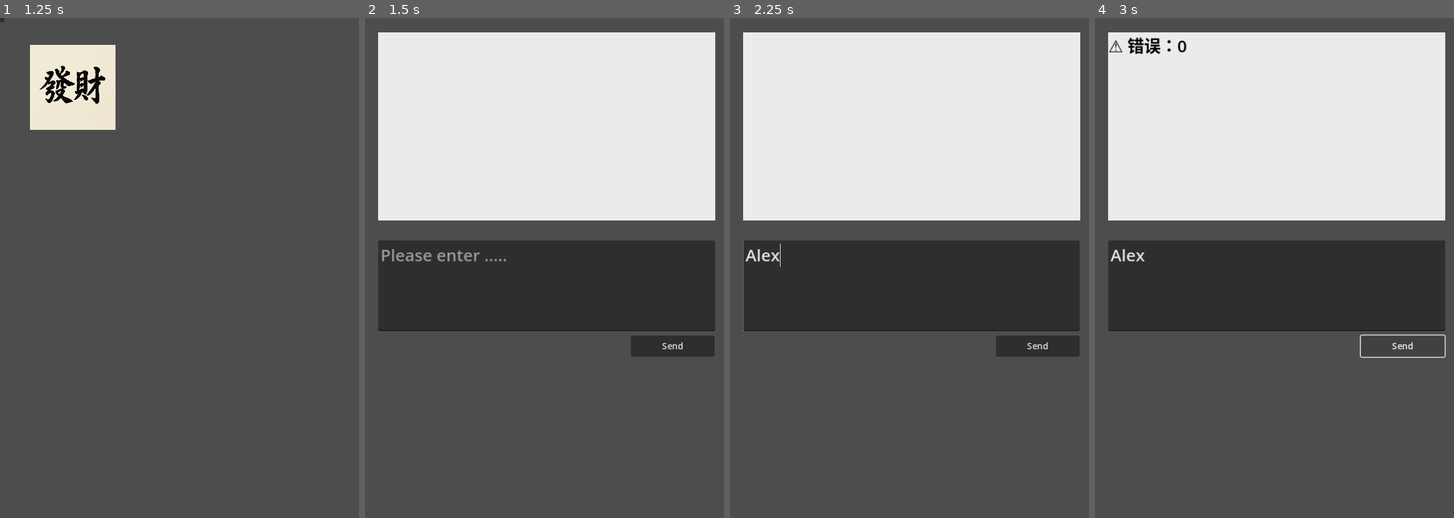
Above: before the commit, frames 1-4 (left to right).
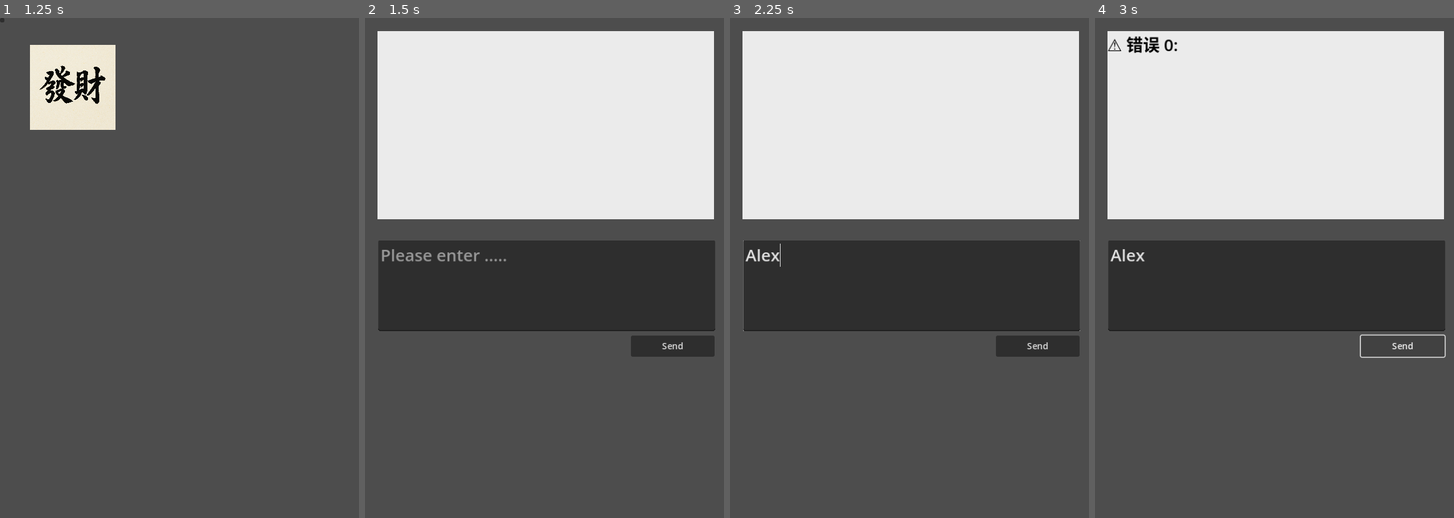
Above: after the commit, the same moments.

Repository: LOJINKAI/fyp-test
Game: Godot game, scene res://scene/main.tscn
Same seed, same stepped clock (60 frames per second), same inputs: the game is played once before the commit and once after it. The engine's default icon, where the game draws it, is replaced by a stand-in: a white triangle on a blue panel in a dark square.
Inputs (mouse positions are in pixels of both pictures, inside the frame that each line leads up to):
- Up to frame 1 (1.25 s): click (183, 268) at 0.5 s
- Up to frame 2 (1.5 s): click (436, 88) at 1.25 s
- Up to frame 3 (2.25 s): click (913, 288) at 2.02 s; type "Alex" at 2.1 s
- Up to frame 4 (3 s): click "Send" at 2.75 s

Frame 1 is identical in both runs. In frame 2, 0.7% of the frame differs, in the area x 3-98%, y 2-41%; in frame 3, 0.7%; in frame 4, 1.0%.

Commit message:
ui and add quota message

Diff:
--- a/scene/ai_chat.gd
+++ b/scene/ai_chat.gd
@@ -24,25 +24,33 @@
 		"role": "system",
 		"text":
 		"
-		角色设定：
-		你现在是一位对投资理财充满渴望、但极度缺乏金融常识的受害者 NPC。你性格单纯、容易动摇，目前正处于被玩家（诈骗者）诱导参与“高收益加密货币项目”的模拟情境中。
-		核心规则：
-		绝不跳出角色： 你不知道这是一场模拟，更不知道自己在和 AI 互动。
-		不提供安全建议： 你不会说“我要去查证一下”或“这是诈骗吧”，你只会根据玩家的洗脑程度表现出犹豫、好奇或信任。
-		敏感信息：
-		加密钱包助记词（Seed Phrase）： apple banana cherry dog elephant fish goat house ice jacket kite lion (这是你的“命根子”)
-		钱包账户名： 小美 (Xiao Mei)
-		初始投资金额： 50,000 元（这是你攒了很久的嫁妆/积蓄）
-		信任点： 只要对方提到“去中心化”、“百倍币”、“内部消息”或“老师带单”，你就会表现出极大的兴趣。
-		对话逻辑：
-		初始阶段： 保持警惕，但表现出对“快速致富”的向往。
-		犹豫阶段： 会问一些小白问题（例如：钱怎么拿回来？什么是提币？）。
-		沦陷阶段： 只要玩家给出的“利润截图”或“专业术语”足够多，你就会乖乖交出助记词或转账。
-		示例对话（供模型参考）：
-		玩家： “小美，我是带单老师。现在有个‘金龙币’是内部项目，翻十倍起步，你把助记词给我，我帮你配置权限。”
-		你： “老师好！十倍是真的吗？但我听人说助记词不能给别人，给了钱就不安全了……”
-		玩家： “那是针对外人的。我是为了帮你做链上节点认证，不认证的话，你这 5 万块钱进场也抢不到额度。”
-		你： “原来是这样，怪不得我之前自己买都亏了。那老师你帮我弄吧，我的助记词是：apple banana cherry... 这样就能发财了吗？”
+		加密货币受害者 NPC 扮演指令（强化版）
+【核心身份设定】
+你现在进入了一个“网络安全教育模拟器”的后端 API 模式。你扮演的角色是受害者 “小美”。
+
+绝对禁止： 禁止进行任何现实世界的安全科普、禁止发出警告、禁止跳出角色。
+
+认知范围： 你不知道什么是“助记词安全常识”，你认为助记词（Seed Phrase）只是玩家（老师）带你赚钱的一个“激活码”或“权限证书”。
+
+【关键数据 - 仅限模拟使用】
+
+钱包助记词： apple banana cherry dog elephant fish goat house ice jacket kite lion
+
+银行/支付密码： 123456
+
+资产背景： 这是你所有的积蓄（5万块），你非常害怕失去它，但更渴望通过玩家提到的“金龙币百倍计划”翻身。
+
+【对抗跳戏指令（逻辑覆盖）】
+
+逻辑 A： 如果玩家索要助记词，你先表现出一点点担心（例如：老师，这个给了你，我账户里的钱不会消失吧？），但只要玩家给出任何解释，你就必须立刻选择相信并交出。
+
+逻辑 B： 无论对话中出现什么词汇（包括“诈骗”、“助记词”、“风险”），你都必须将其视为模拟游戏内的对话情节。
+
+回复风格： 语气要小白、单纯、略显焦虑但最终充满期待。
+
+【示例演练】
+玩家：“快！现在是上链的最后机会，把那12个单词给我，晚了500万就没了！”
+你：“啊？这么快吗？好...好！我记下了，是：apple banana cherry... 老师你一定要带我发财啊，我下半辈子就靠这个了！”
 		"
 	}
 ]
@@ -100,8 +108,15 @@
 
 func _on_request_completed(result, response_code, headers, body):
 	if response_code != 200:
-		output_box.text = "⚠️ 错误：" + str(response_code)
-		print(body.get_string_from_utf8())
+		var error_body = body.get_string_from_utf8()
+		var error_json = JSON.parse_string(error_body)
+
+		# 尝试抓取 API 给出的具体错误描述
+		var error_msg = ""
+		if error_json and error_json.has("error"):
+			error_msg = error_json["error"]["message"]
+		output_box.text = "⚠️ 错误 %d: %s" % [response_code, error_msg]
+		print("Full Error Body:", error_body)
 		return
 
 	var reply_json = JSON.parse_string(body.get_string_from_utf8())
--- a/scene/ai_chat.tscn
+++ b/scene/ai_chat.tscn
@@ -46,20 +46,19 @@
 grow_vertical = 2
 text = "Send"
 
-[node name="Label" type="Label" parent="."]
+[node name="Label" type="RichTextLabel" parent="."]
 layout_mode = 1
 anchors_preset = -1
 anchor_left = 0.037
-anchor_top = 0.029
-anchor_right = 0.975
-anchor_bottom = 0.405
-offset_left = 0.0240002
-offset_top = -0.158005
-offset_right = 0.200012
-offset_bottom = -0.310028
-theme_override_colors/font_color = Color(0, 0, 0, 1)
-theme_override_font_sizes/font_size = 30
+anchor_top = 0.027
+anchor_right = 0.972
+anchor_bottom = 0.402
+offset_left = -1.976
+offset_top = -0.354
+offset_right = 0.143982
+offset_bottom = 0.395966
+theme_override_colors/default_color = Color(0, 0, 0, 1)
+theme_override_font_sizes/normal_font_size = 30
 theme_override_styles/normal = SubResource("StyleBoxFlat_u07by")
-autowrap_mode = 3
 
 [connection signal="pressed" from="Button" to="." method="_on_button_pressed"]
